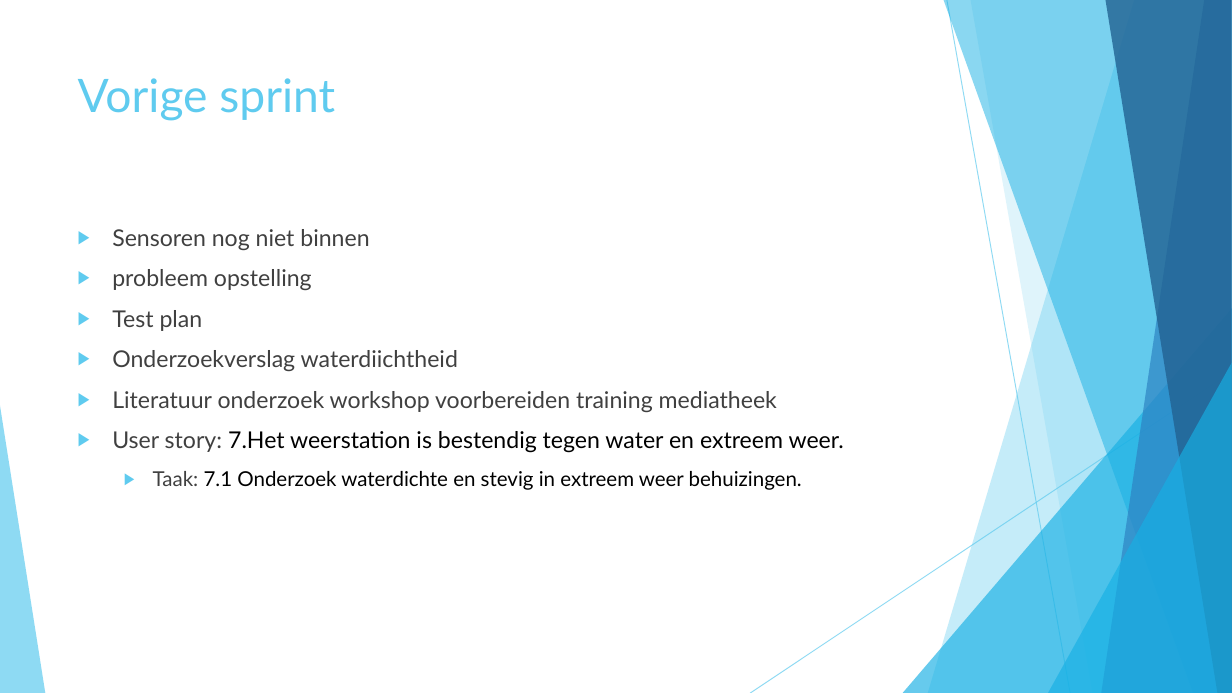
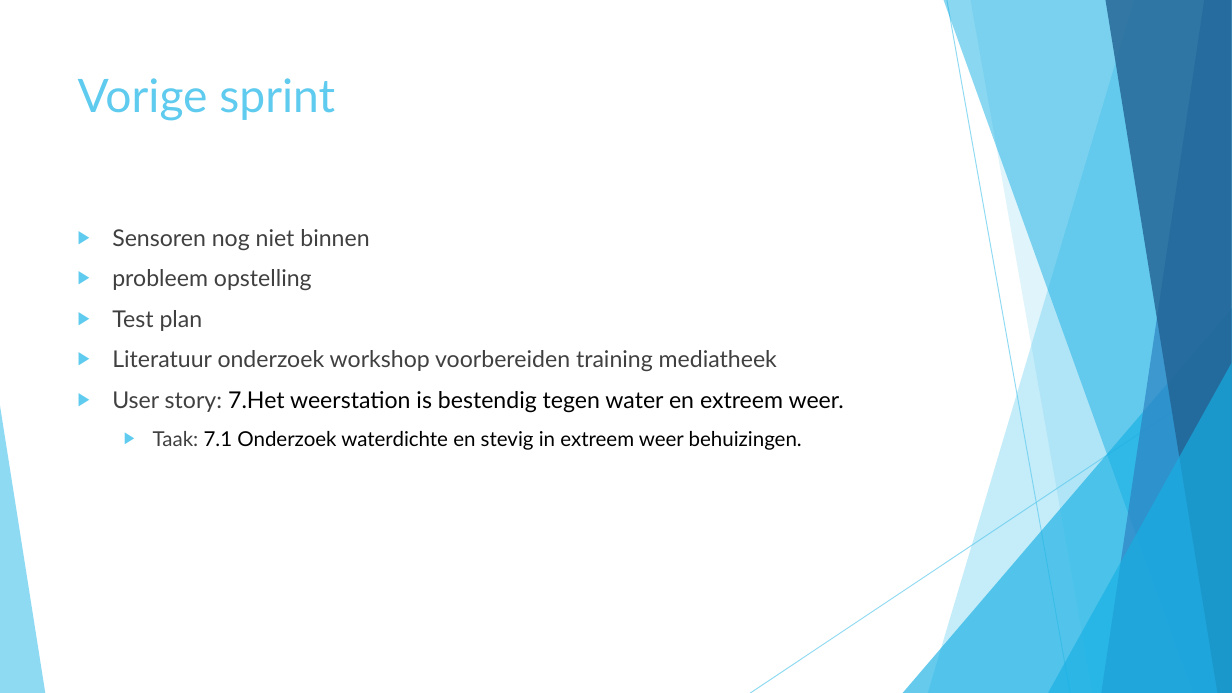
Before and after one commit to merelvdleeden/plastic_vanger, a slide deck: slide 3 of documentatie/scrum presentaties/sprint 3.pptx. Drawn at 1232x693 pixels with LibreOffice and Linux fonts; fonts in the diff are those of the drawing. Boxes give left, top, right and bottom in pixels: in the first picture for what was removed or moved away, otherwise in the second. Text is boxed around its words. In the diff, an @@ line names an element or a change of style, - is before the commit and + after.

Commit message:
sprint 3

```diff
--- a/documentatie/scrum presentaties/sprint 3.pptx
+++ b/documentatie/scrum presentaties/sprint 3.pptx
@@ text at [112,350,458,371]: paragraph removed @@
-▶ Onderzoekverslag waterdiichtheid
```
Also in this commit, not shown: 2 other slides changed, 4 other files.
